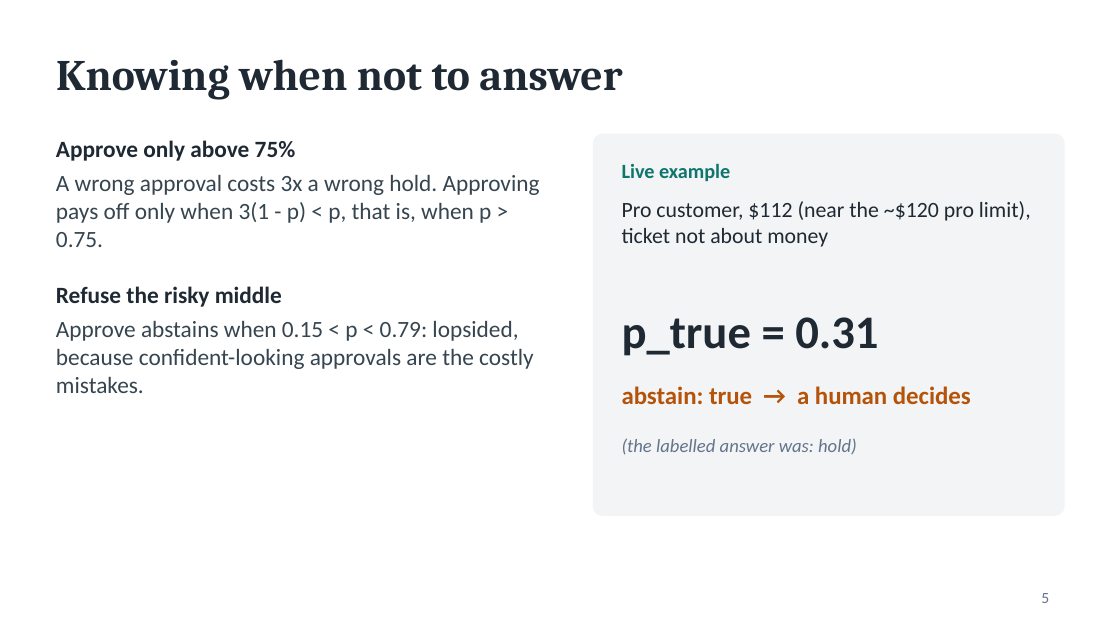
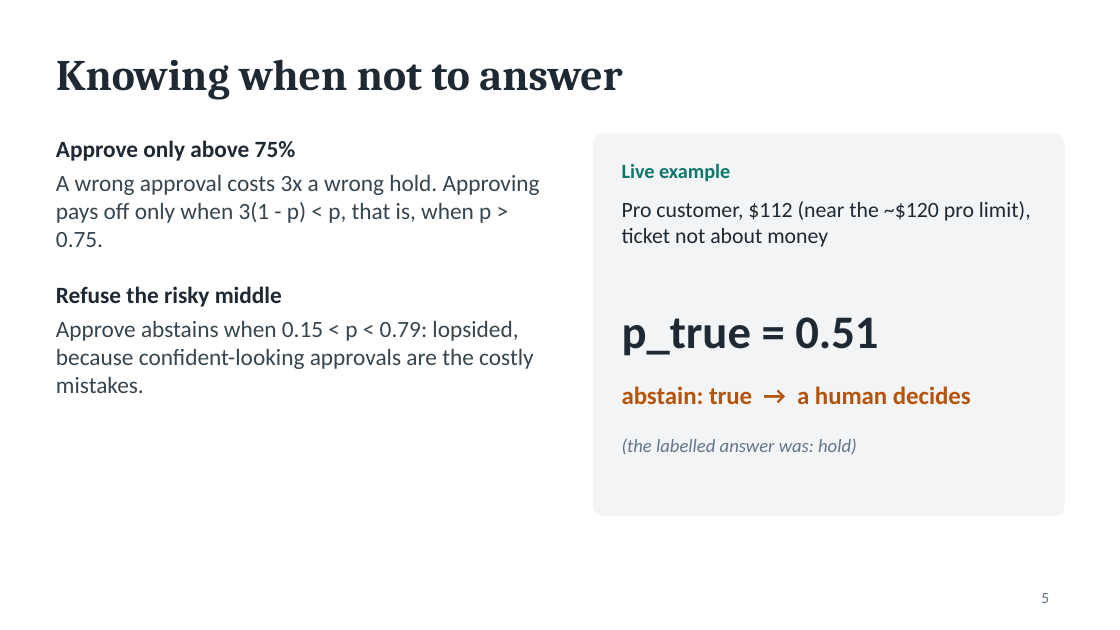
Before and after one commit to Amal-Verma/Jev-router-decide, a slide deck: slide 5 of docs/presentation/decide.pptx. Drawn at 1120x630 pixels with LibreOffice and Linux fonts; fonts in the diff are those of the drawing. Boxes give left, top, right and bottom in pixels: in the first picture for what was removed or moved away, otherwise in the second. Text is boxed around its words. In the diff, an @@ line names an element or a change of style, - is before the commit and + after.

```diff
--- a/docs/presentation/decide.pptx
+++ b/docs/presentation/decide.pptx
@@ text at box(622, 317, 878, 356): text changed @@
-p_true = 0.31
+p_true = 0.51
```
Also in this commit, not shown: 6 other slides changed, 1 other file.
